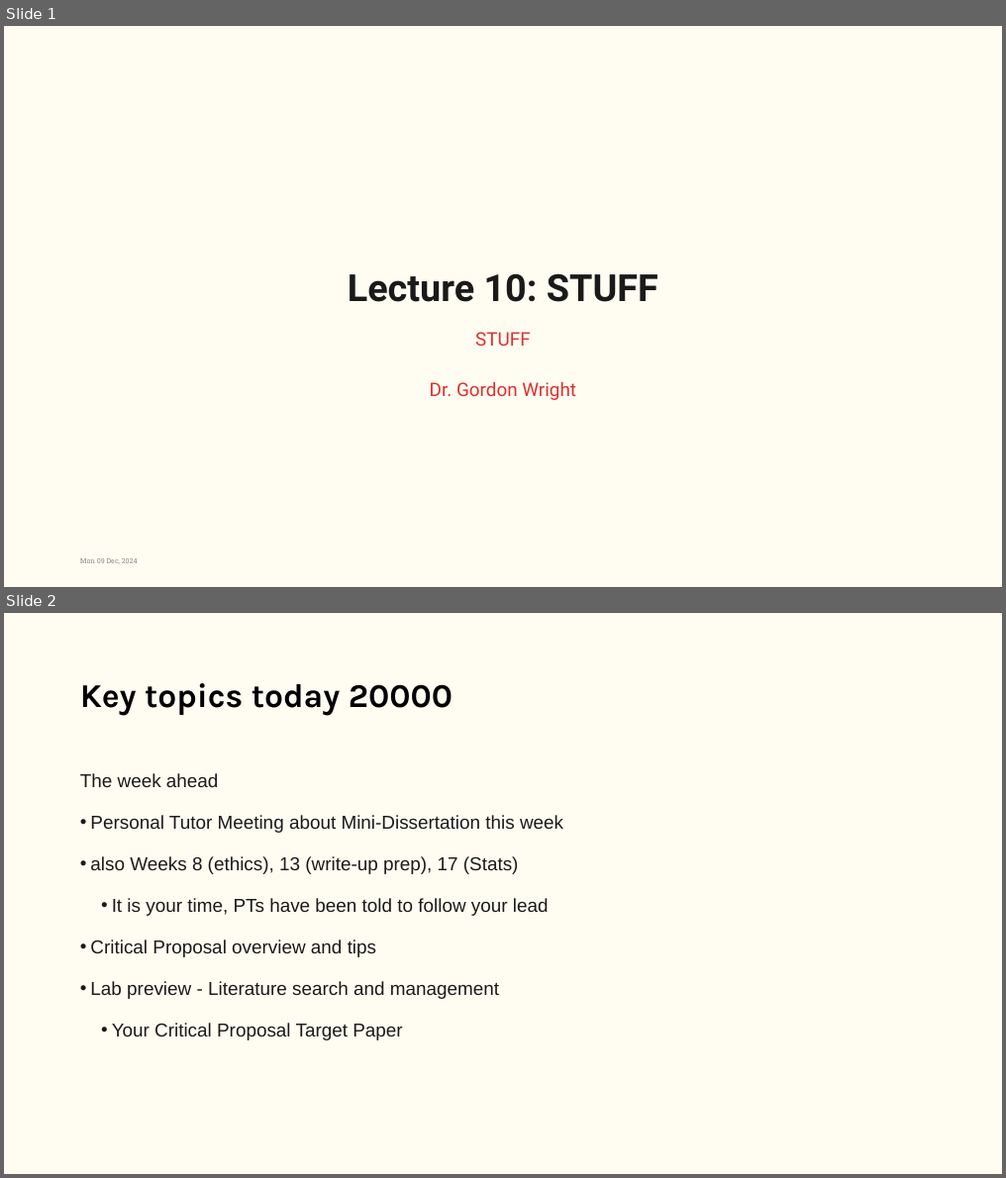
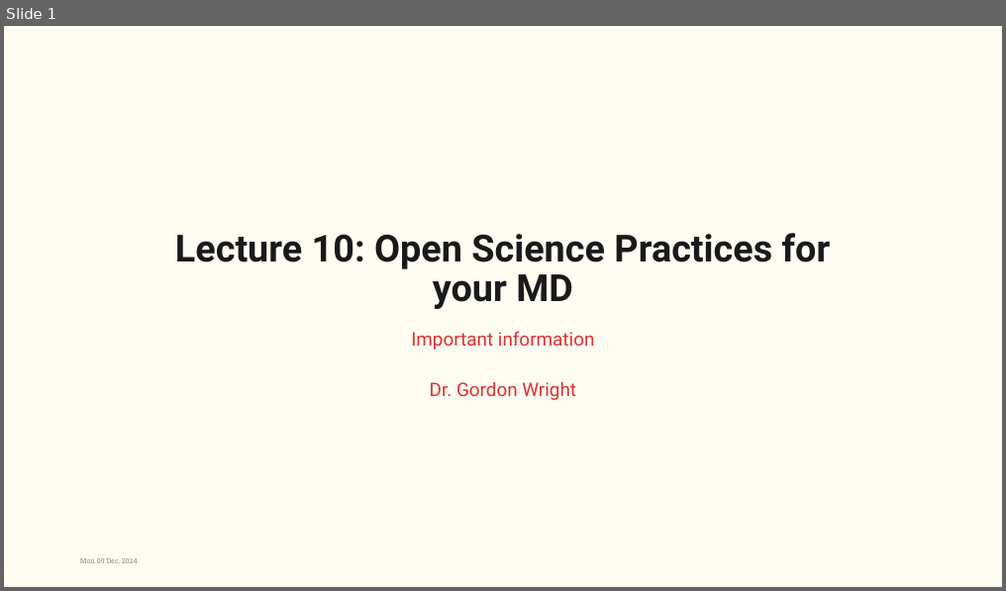
Before and after one commit to LittleMonkeyLab/PS52007Dslides, a slide deck: week10/lecture.pptx. Shown one above the other, each under a label of ours: slides 1 and 2 before the commit, slide 1 after it. The pictures are 1006x1178 and 1006x591 pixels, drawn with LibreOffice and Linux fonts; fonts in the diff are those of the drawing; background and template pictures are left out. Boxes give left, top, right and bottom in pixels: in the first picture for what was removed or moved away, otherwise in the second. Text is boxed around its words. In the diff, an @@ line names an element or a change of style, - is before the commit and + after.

```diff
--- a/week10/lecture.pptx
+++ b/week10/lecture.pptx
@@ slide 2 removed at (4, 613, 1002, 1174), background #FFFCF2 @@
@@ title removed at (80, 683, 452, 716) @@
-Key topics today 20000
@@ text removed at (80, 773, 563, 1041) @@
-The week ahead
-• Personal Tutor Meeting about Mini-Dissertation this week
-• also Weeks 8 (ethics), 13 (write-up prep), 17 (Stats)
-  • It is your time, PTs have been told to follow your lead
-• Critical Proposal overview and tips
-• Lab preview - Literature search and management
-  • Your Critical Proposal Target Paper
@@ slide 1 changed as well @@
@@ title at (175, 233, 831, 309): text changed @@
-Lecture 10: STUFF
+Lecture 10: Open Science Practices for your MD
@@ subtitle at (411, 331, 595, 400): text changed @@
-STUFF
-Dr. Gordon Wright
+Important information
+Dr. Gordon Wright
```
Also in this commit, not shown: 7 slides added, 19 other slides removed, 45 other files.
